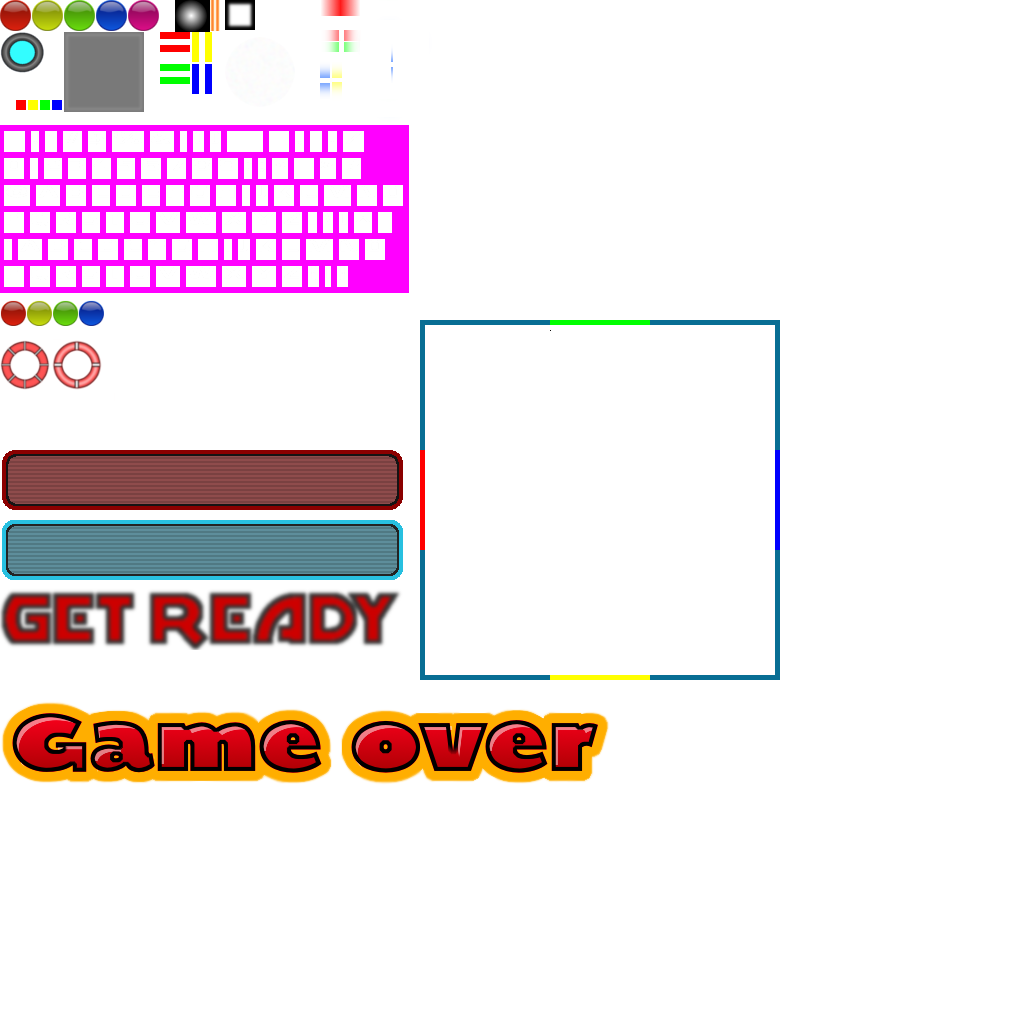
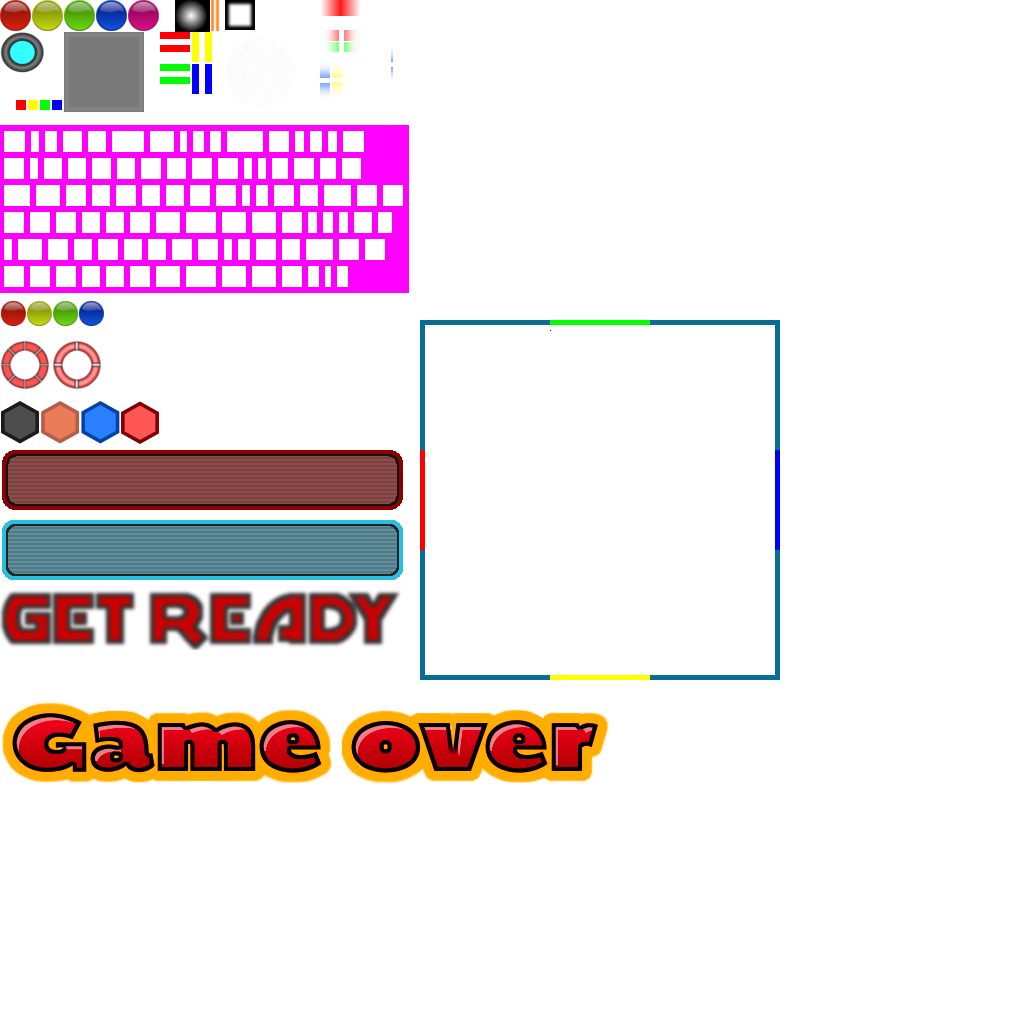
Comparing the layer stacks of the two 1024×1024 images. Changes:
painted on "Ebene #14" over <box>1,401,159,444</box>
